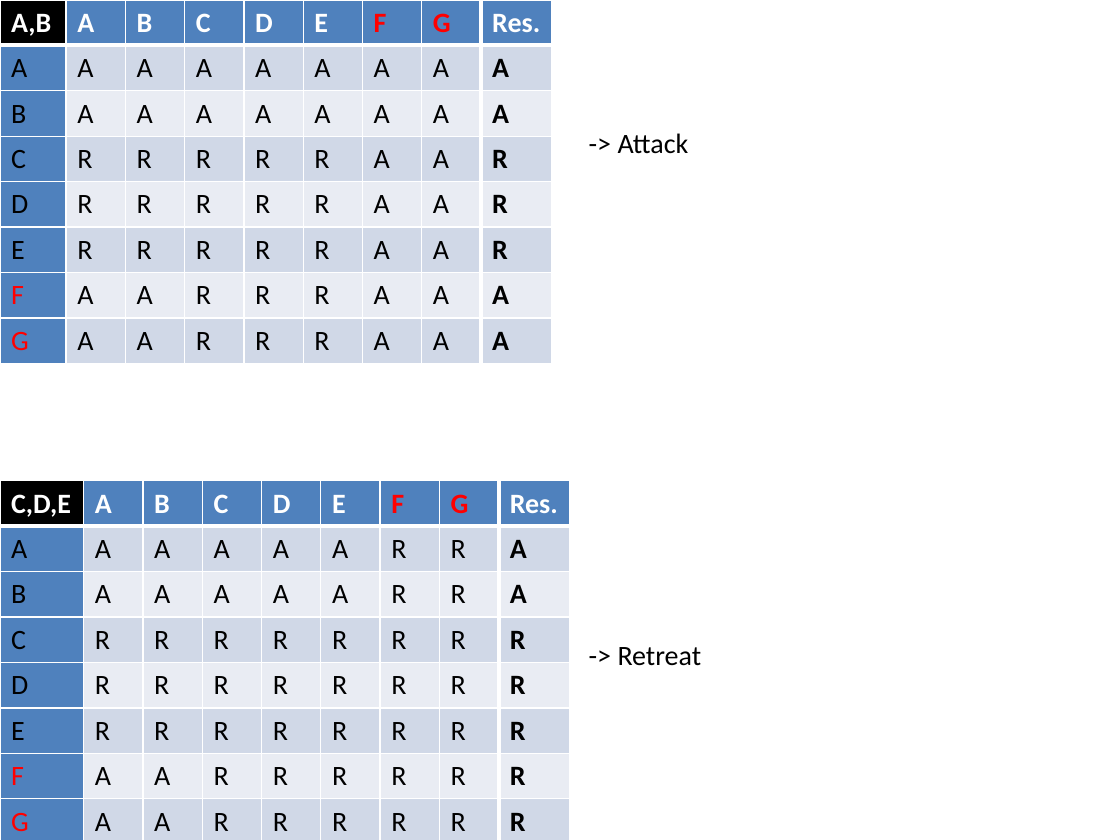
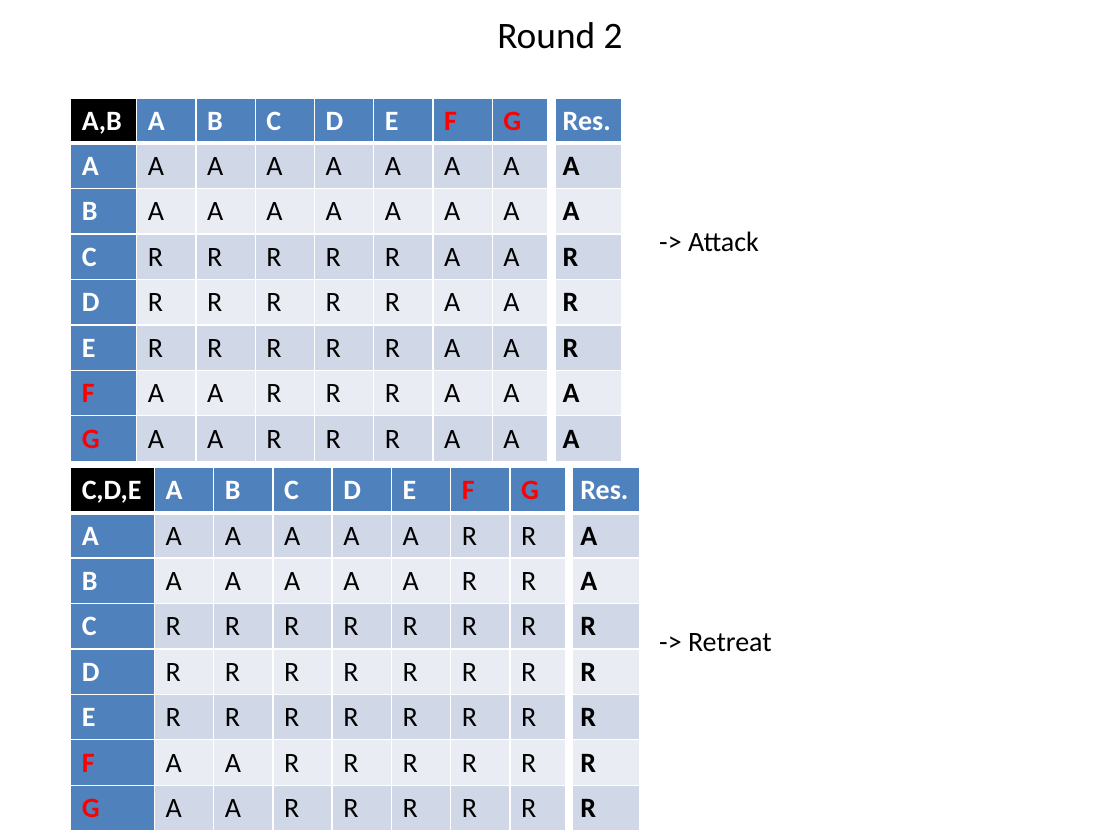
Before and after one commit to tjeromin/Distributed-Systems, a slide deck: slide 2 of Lab4/task3.pptx. Drawn at 1120x840 pixels with LibreOffice and Linux fonts; fonts in the diff are those of the drawing. Boxes give left, top, right and bottom in pixels: in the first picture for what was removed or moved away, otherwise in the second. Text is boxed around its words. In the diff, an @@ line names an element or a change of style, - is before the commit and + after.

Commit message:
slides update

```diff
--- a/Lab4/task3.pptx
+++ b/Lab4/task3.pptx
@@ text added at (497,22,623,49), 24 pt, text #000000 @@
+Round 2
@@ table at (71,97,623,456) @@
@@ text colour #000000 to #FFFFFF in "A", "B", "C", "D" and 1 more places @@
@@ bold on in "A", "B", "C", "D" and 3 more places @@
@@ borders changed @@
@@ table: place and size @@
-table at (0,0,552,358)
+table at (71,97,623,456)
@@ text "-> Attack": place and size @@
-text "-> Attack" at (618,133,689,154)
+text "-> Attack" at (688,231,759,252)
@@ table at (71,467,641,825) @@
@@ text colour #000000 to #FFFFFF in "A", "B", "C", "D" and 1 more places @@
@@ bold on in "A", "B", "C", "D" and 3 more places @@
@@ borders changed @@
@@ table: place and size @@
-table at (0,480,570,839)
+table at (71,467,641,825)
@@ text "-> Retreat": place and size @@
-text "-> Retreat" at (618,647,702,666)
+text "-> Retreat" at (688,633,772,652)
```
Also in this commit, not shown: 2 other slides changed, 4 slides added, 1 other file.
